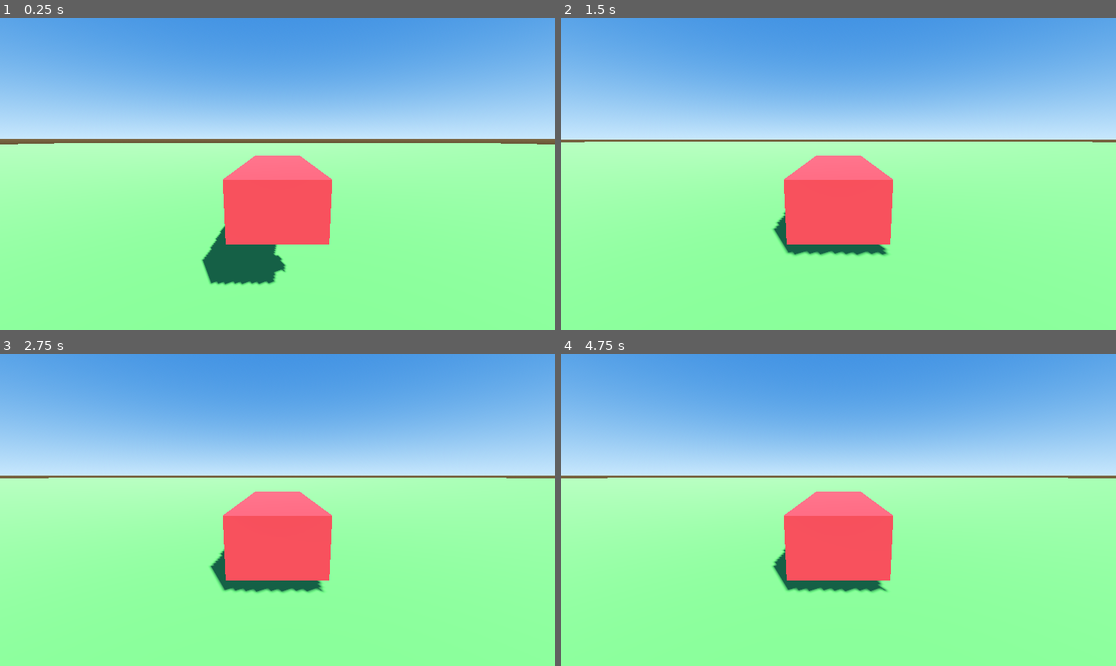
Above: before the commit, frames 1-4 (two rows, left to right).
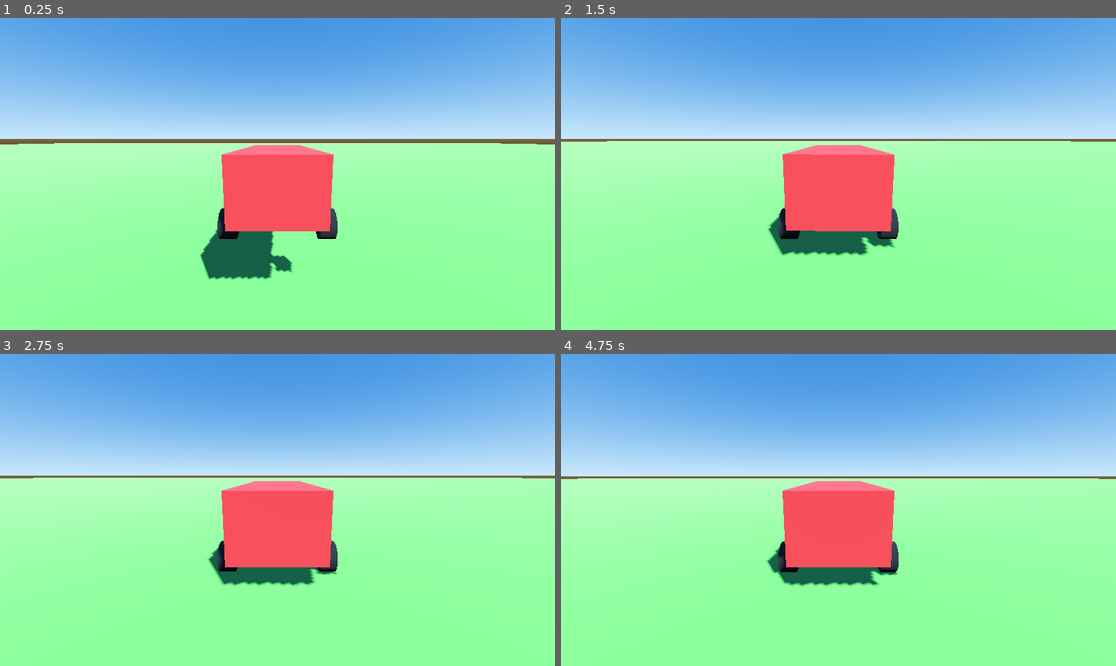
Above: after the commit, the same moments.

Repository: Escape64/truckers-simple
Game: Godot game, scene res://scenes/test_drive.tscn
Two runs of this game, one before a commit and one after it. Both use one fixed random seed, a clock stepped at 60 frames per second and the inputs below.
Inputs:
- Up to frame 1 (0.25 s): no input
- Up to frame 2 (1.5 s): hold Right (ui_right) 0.53-1.28 s; hold Down (ui_down) from 1.28 s (still down)
- Up to frame 3 (2.75 s): release Down (ui_down) at 2.03 s; hold Right (ui_right) from 2.03 s (still down)
- Up to frame 4 (4.75 s): release Right (ui_right) at 2.78 s; hold Up (ui_up) 2.78-3.53 s; hold Left (ui_left) from 3.53 s (still down)

The runs differ from the first frame. In frame 1, 3.6% of the frame differs, in the area x 35-61%, y 40-86%; in frame 2, 3.9%; in frame 3, 3.8%; in frame 4, 4.1%, in the area x 0-100%, y 38-77%.

Commit message:
Fix: колёса теперь видны — вынесены шире, кузов поднят
Колёса X: ±1.1 → ±1.3, ширина шины 0.28 → 0.42,
кузов поднят до Y=0.9 чтобы колёса выступали снизу.

Co-Authored-By: Claude Sonnet 4.6 <noreply@anthropic.com>

Diff:
--- a/scenes/vehicles/truck_basic.tscn
+++ b/scenes/vehicles/truck_basic.tscn
@@ -4,10 +4,10 @@
 [ext_resource type="Script" path="res://scripts/camera/temp_follow_camera.gd" id="2_cam"]
 
 [sub_resource type="BoxShape3D" id="BoxShape3D_body"]
-size = Vector3(2.2, 1.4, 6.0)
+size = Vector3(2.2, 1.6, 6.0)
 
 [sub_resource type="BoxMesh" id="BoxMesh_body"]
-size = Vector3(2.2, 1.4, 6.0)
+size = Vector3(2.2, 1.6, 6.0)
 
 [sub_resource type="StandardMaterial3D" id="Mat_body"]
 albedo_color = Color(0.6, 0.15, 0.15, 1)
@@ -15,7 +15,7 @@
 [sub_resource type="CylinderMesh" id="CylinderMesh_wheel"]
 top_radius = 0.4
 bottom_radius = 0.4
-height = 0.28
+height = 0.42
 
 [sub_resource type="StandardMaterial3D" id="Mat_wheel"]
 albedo_color = Color(0.08, 0.08, 0.08, 1)
@@ -25,16 +25,16 @@
 script = ExtResource("1_script")
 
 [node name="CollisionShape3D" type="CollisionShape3D" parent="."]
-transform = Transform3D(1, 0, 0, 0, 1, 0, 0, 0, 1, 0, 0.5, 0)
+transform = Transform3D(1, 0, 0, 0, 1, 0, 0, 0, 1, 0, 0.9, 0)
 shape = SubResource("BoxShape3D_body")
 
 [node name="Body" type="MeshInstance3D" parent="."]
-transform = Transform3D(1, 0, 0, 0, 1, 0, 0, 0, 1, 0, 0.5, 0)
+transform = Transform3D(1, 0, 0, 0, 1, 0, 0, 0, 1, 0, 0.9, 0)
 mesh = SubResource("BoxMesh_body")
 surface_material_override/0 = SubResource("Mat_body")
 
 [node name="WheelFL" type="VehicleWheel3D" parent="."]
-transform = Transform3D(1, 0, 0, 0, 1, 0, 0, 0, 1, -1.1, 0, -1.8)
+transform = Transform3D(1, 0, 0, 0, 1, 0, 0, 0, 1, -1.3, 0, -1.8)
 use_as_steering = true
 use_as_traction = false
 wheel_radius = 0.4
@@ -49,7 +49,7 @@
 surface_material_override/0 = SubResource("Mat_wheel")
 
 [node name="WheelFR" type="VehicleWheel3D" parent="."]
-transform = Transform3D(1, 0, 0, 0, 1, 0, 0, 0, 1, 1.1, 0, -1.8)
+transform = Transform3D(1, 0, 0, 0, 1, 0, 0, 0, 1, 1.3, 0, -1.8)
 use_as_steering = true
 use_as_traction = false
 wheel_radius = 0.4
@@ -64,7 +64,7 @@
 surface_material_override/0 = SubResource("Mat_wheel")
 
 [node name="WheelRL" type="VehicleWheel3D" parent="."]
-transform = Transform3D(1, 0, 0, 0, 1, 0, 0, 0, 1, -1.1, 0, 1.8)
+transform = Transform3D(1, 0, 0, 0, 1, 0, 0, 0, 1, -1.3, 0, 1.8)
 use_as_steering = false
 use_as_traction = true
 wheel_radius = 0.4
@@ -79,7 +79,7 @@
 surface_material_override/0 = SubResource("Mat_wheel")
 
 [node name="WheelRR" type="VehicleWheel3D" parent="."]
-transform = Transform3D(1, 0, 0, 0, 1, 0, 0, 0, 1, 1.1, 0, 1.8)
+transform = Transform3D(1, 0, 0, 0, 1, 0, 0, 0, 1, 1.3, 0, 1.8)
 use_as_steering = false
 use_as_traction = true
 wheel_radius = 0.4
Not shown, added: scripts/camera/temp_follow_camera.gd.uid
